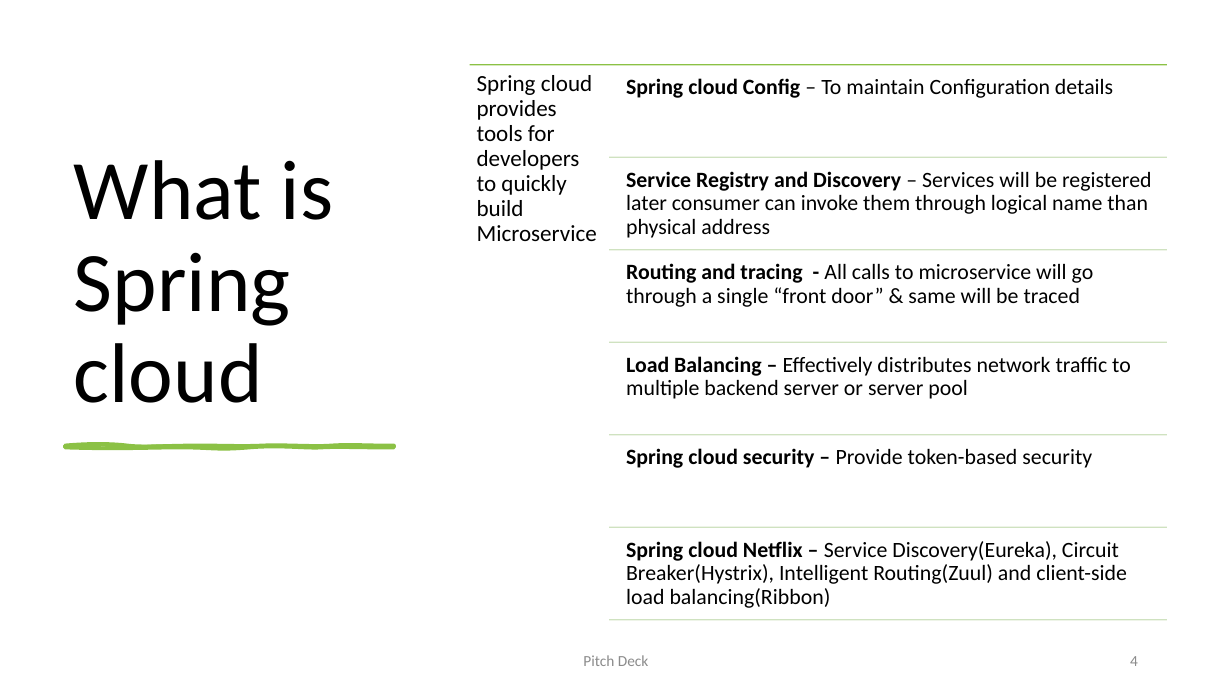
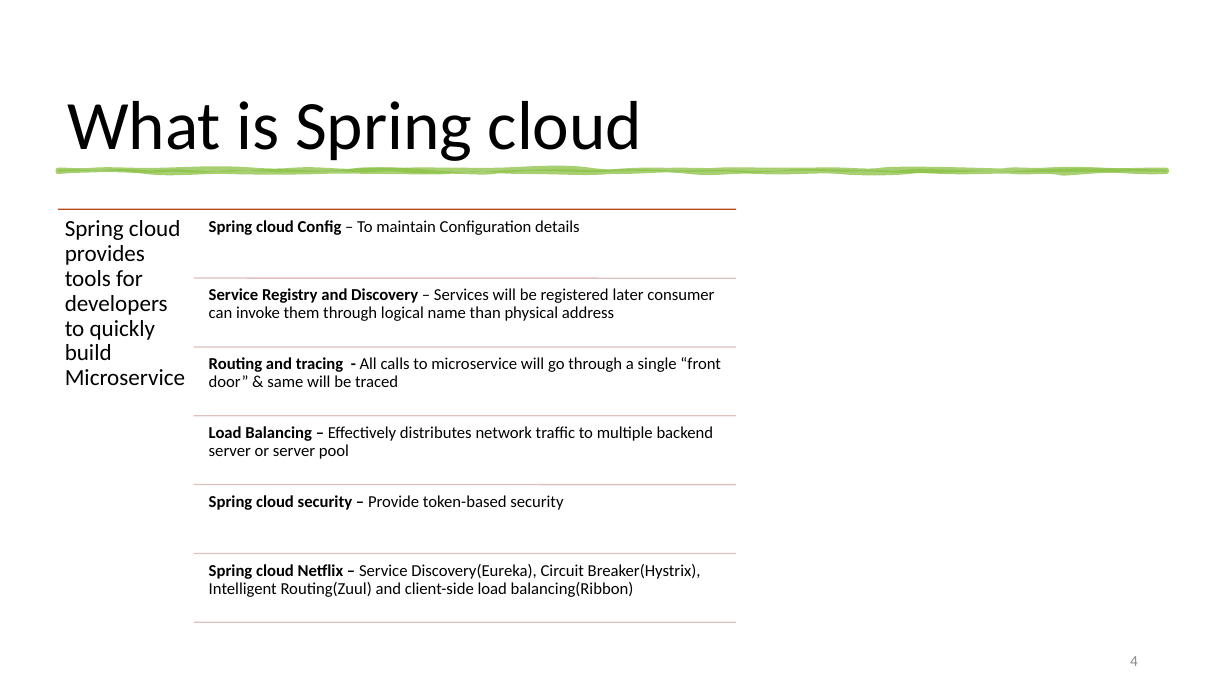
Before and after one commit to CoderTechWeb/Microservice, a slide deck: slide 4 of Microservice.pptx. Drawn at 1232x693 pixels with LibreOffice and Linux fonts; fonts in the diff are those of the drawing. Boxes give left, top, right and bottom in pixels: in the first picture for what was removed or moved away, otherwise in the second. Text is boxed around its words. In the diff, an @@ line names an element or a change of style, - is before the commit and + after.

Commit message:
System configuration

```diff
--- a/Microservice.pptx
+++ b/Microservice.pptx
@@ title "What is Spring cloud": place and size @@
-title "What is Spring cloud" at box(74, 160, 334, 403)
+title "What is Spring cloud" at box(67, 101, 642, 166)
@@ title "What is Spring cloud" at box(67, 101, 642, 166): size 66 to 54 pt @@
@@ freeform shape added at box(58, 170, 1167, 172), fill #8BC145 at 75% opacity, outline #8BC145 3.5 pt @@
@@ text "Spring cloud provides tools for ...": place and size @@
-text "Spring cloud provides tools for ..." at box(477, 75, 597, 241)
+text "Spring cloud provides tools for ..." at box(65, 220, 185, 385)
@@ text "Spring cloud Config – To ...": place and size @@
-text "Spring cloud Config – To ..." at box(626, 78, 1113, 98)
+text "Spring cloud Config – To ..." at box(209, 220, 579, 235)
@@ text "Service Registry and Discovery – ...": place and size @@
-text "Service Registry and Discovery – ..." at box(626, 171, 1151, 238)
+text "Service Registry and Discovery – ..." at box(209, 288, 714, 321)
@@ size 17 to 13 pt; less space between paragraphs in 6 elements at box(209, 564, 701, 597), box(209, 495, 563, 510), box(209, 426, 714, 459), box(209, 220, 579, 235), box(209, 288, 714, 321), box(209, 357, 721, 387) @@
@@ text "Routing and tracing - All ...": place and size @@
-text "Routing and tracing - All ..." at box(626, 263, 1094, 307)
+text "Routing and tracing - All ..." at box(209, 357, 721, 387)
@@ freeform shape removed at box(65, 445, 394, 447) @@
@@ text "Load Balancing – Effectively distributes ...": place and size @@
-text "Load Balancing – Effectively distributes ..." at box(626, 356, 1131, 399)
+text "Load Balancing – Effectively distributes ..." at box(209, 426, 714, 459)
@@ text "Spring cloud security – Provide ...": place and size @@
-text "Spring cloud security – Provide ..." at box(626, 448, 1092, 468)
+text "Spring cloud security – Provide ..." at box(209, 495, 563, 510)
@@ text "Spring cloud Netflix – Service ...": place and size @@
-text "Spring cloud Netflix – Service ..." at box(626, 541, 1127, 608)
+text "Spring cloud Netflix – Service ..." at box(209, 564, 701, 597)
@@ group added at box(58, 210, 737, 622): 7 lines @@
@@ group removed at box(470, 65, 1167, 620): 7 lines @@
@@ text removed at box(583, 655, 649, 666) @@
-Pitch Deck
```
Also in this commit, not shown: 1 other slide changed, 1 slide added, 18 other files.
